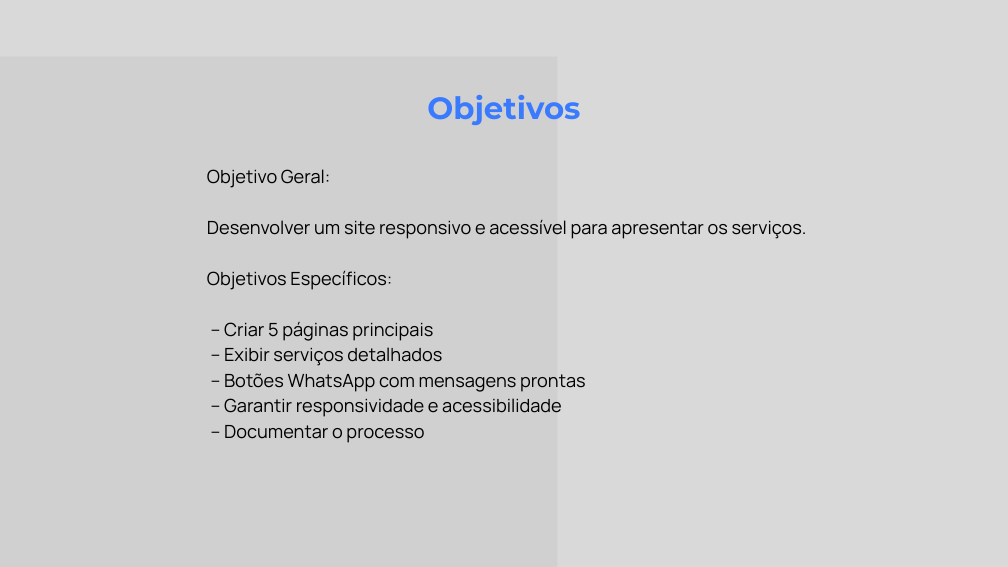
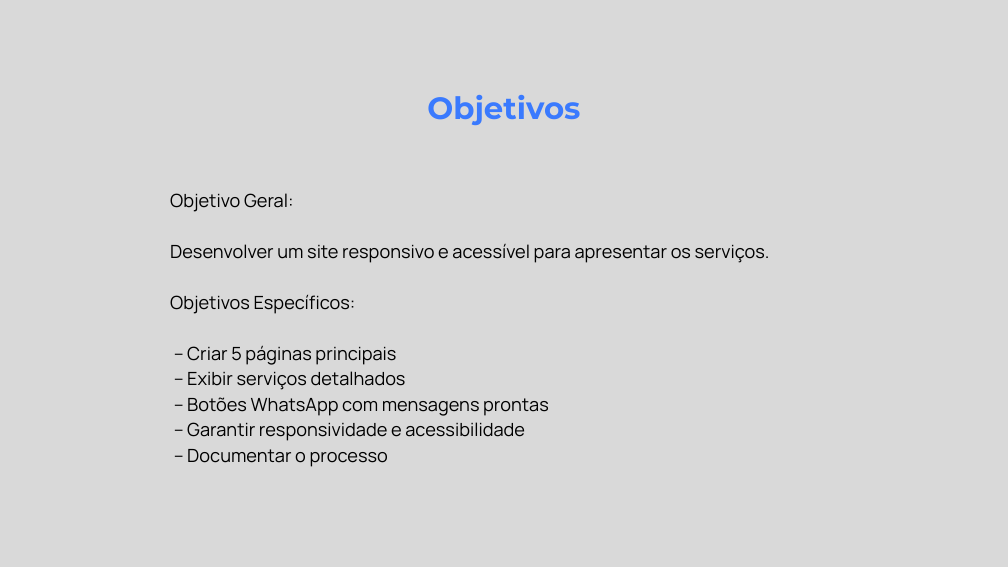
Before and after one commit to Denis-Diego-neb/Portifolio-pi, a slide deck: slide 4 of apresentacao/slide/PROJETO INTEGRADOR I.pptx. Drawn at 1008x567 pixels with LibreOffice and Linux fonts; fonts in the diff are those of the drawing; grey boxes stand for pictures. Boxes give left, top, right and bottom in pixels: in the first picture for what was removed or moved away, otherwise in the second. Text is boxed around its words. In the diff, an @@ line names an element or a change of style, - is before the commit and + after.

```diff
--- a/apresentacao/slide/PROJETO INTEGRADOR I.pptx
+++ b/apresentacao/slide/PROJETO INTEGRADOR I.pptx
@@ picture removed at [0, 56, 557, 567] @@
@@ text "Objetivo Geral:": place and size @@
-text "Objetivo Geral:" at [207, 169, 807, 443]
+text "Objetivo Geral:" at [170, 193, 770, 467]
```
Also in this commit, not shown: 21 other slides changed, 1 other file.
